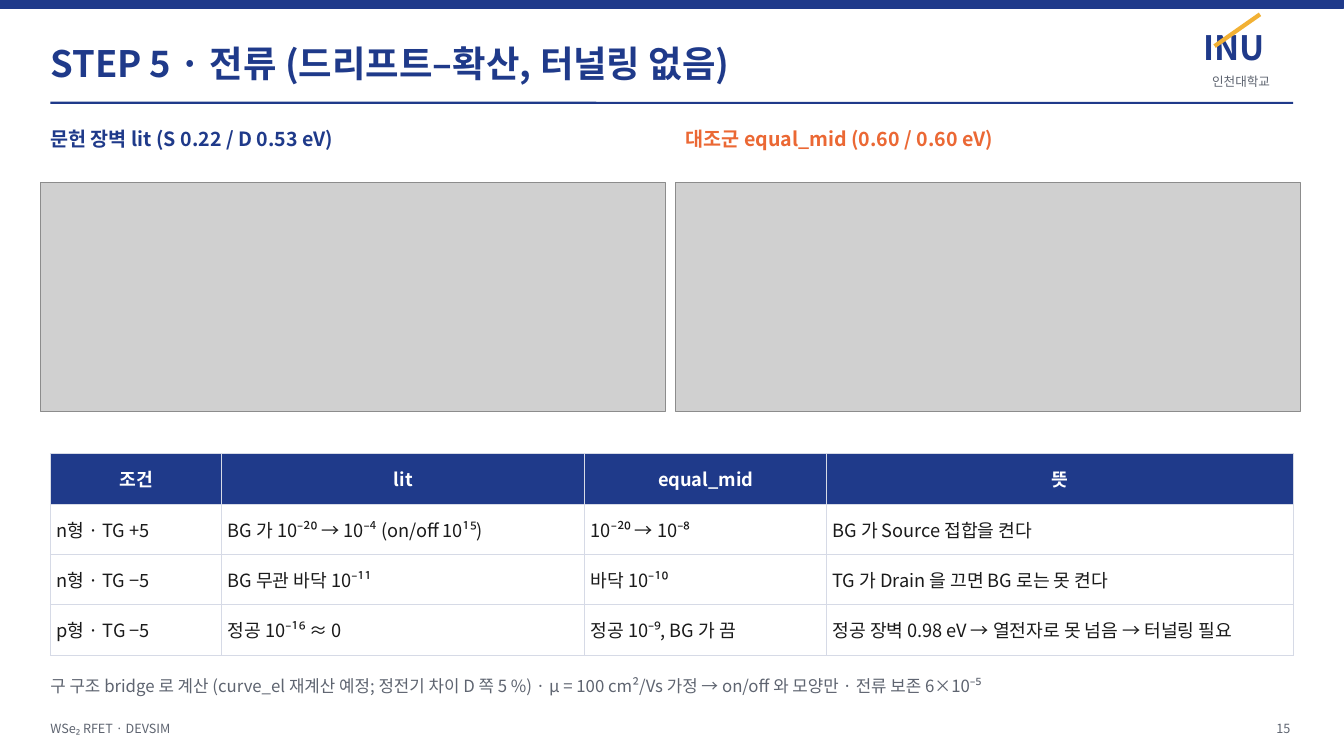
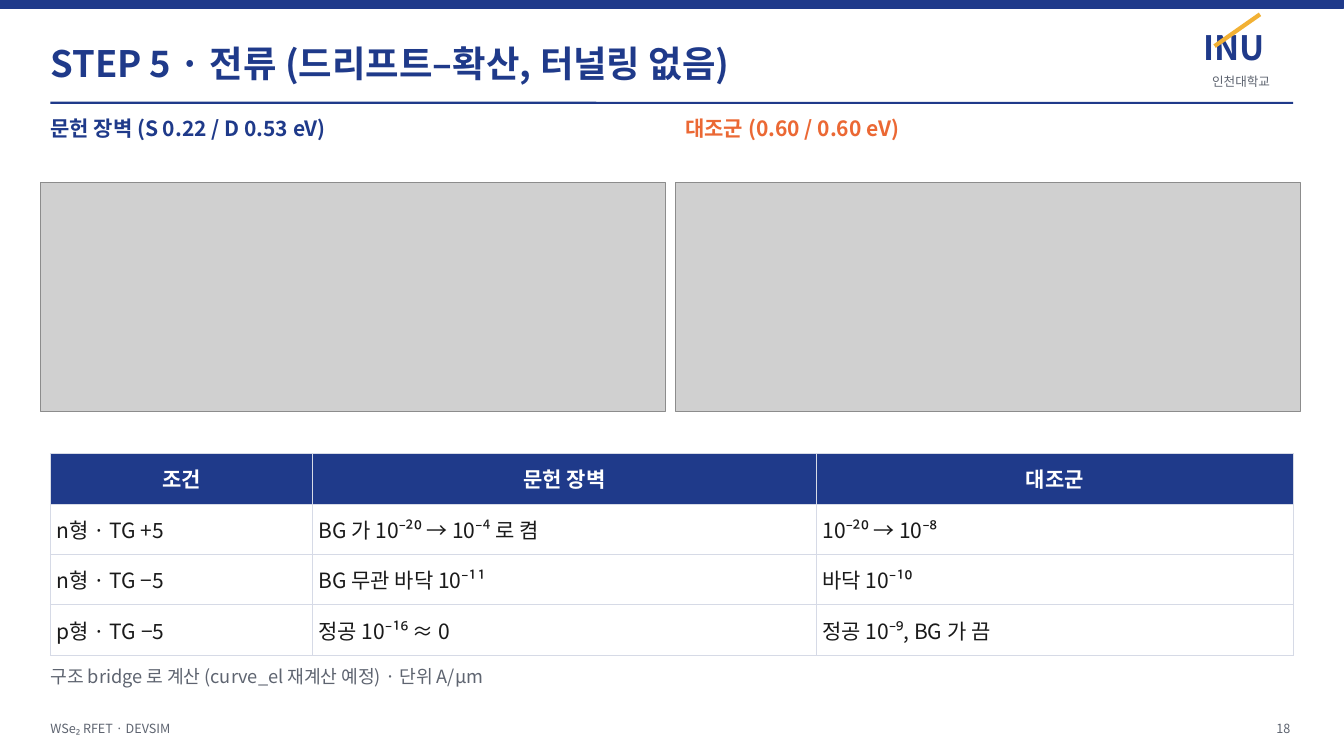
Before and after one commit to jiseonyang-9070/rfet, a slide deck: slide 18 of slides/RFET_progress_INU.pptx (slide 15 before the commit). Drawn at 1344x756 pixels with LibreOffice and Linux fonts; fonts in the diff are those of the drawing; grey boxes stand for pictures. Boxes give left, top, right and bottom in pixels: in the first picture for what was removed or moved away, otherwise in the second. Text is boxed around its words. In the diff, an @@ line names an element or a change of style, - is before the commit and + after.

```diff
--- a/slides/RFET_progress_INU.pptx
+++ b/slides/RFET_progress_INU.pptx
@@ text at (x1=50, y1=118, x2=326, y2=140): text changed; size 14 to 15 pt @@
-문헌 장벽 lit (S 0.22 / D 0.53 eV)
+문헌 장벽 (S 0.22 / D 0.53 eV)
@@ text at (x1=685, y1=118, x2=899, y2=140): text changed; size 14 to 15 pt @@
-대조군 equal_mid (0.60 / 0.60 eV)
+대조군 (0.60 / 0.60 eV)
@@ table at (x1=50, y1=454, x2=1294, y2=648) @@
-column 2: lit | BG 가 10⁻²⁰ → 10⁻⁴ (on/off 10¹⁵) | BG 무관 바닥 10⁻¹¹ | 정공 10⁻¹⁶ ≈ 0
-column 3: equal_mid | 10⁻²⁰ → 10⁻⁸ | 바닥 10⁻¹⁰ | 정공 10⁻⁹, BG 가 끔
-column 4: 뜻 | BG 가 Source 접합을 켠다 | TG 가 Drain 을 끄면 BG 로는 못 켠다 | 정공 장벽 0.98 eV → 열전자로 못 넘음 → 터널링 필요
+column 2: 문헌 장벽 | BG 가 10⁻²⁰ → 10⁻⁴ 로 켬 | BG 무관 바닥 10⁻¹¹ | 정공 10⁻¹⁶ ≈ 0
+column 3: 대조군 | 10⁻²⁰ → 10⁻⁸ | 바닥 10⁻¹⁰ | 정공 10⁻⁹, BG 가 끔
@@ vertical alignment middle to top in 3 elements at (x1=50, y1=118, x2=326, y2=140), (x1=685, y1=118, x2=899, y2=140), (x1=50, y1=668, x2=483, y2=688) @@
@@ text at (x1=50, y1=668, x2=483, y2=688): text changed; size 12 to 13 pt @@
-구 구조 bridge 로 계산 (curve_el 재계산 예정; 정전기 차이 D 쪽 5 %) · μ = 100 cm²/Vs 가정 → on/off 와 모양만 · 전류 보존 6×10⁻⁵
+구조 bridge 로 계산 (curve_el 재계산 예정) · 단위 A/µm
```
Also in this commit, not shown: 15 other slides changed, 5 slides added, 2 slides removed, 23 other files.
